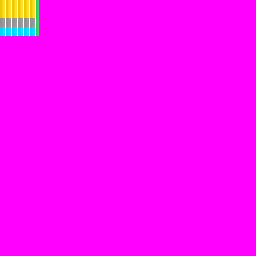
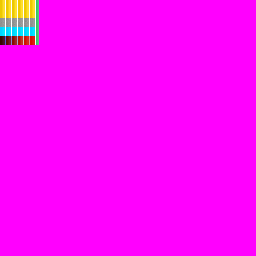
Layers edited between the first and the second 256 x 256 image:
added group "Heat Bar" with 2 layers above "Nutrient Bar" over <box>0,36,39,45</box>
added layer "Heat Bar Overlay" (multiply) in group "Heat Bar" over <box>0,36,35,45</box>
added layer "Heat Bar Base" in group "Heat Bar" over <box>0,36,39,45</box>
painted on "Background" over <box>0,36,39,45</box>
